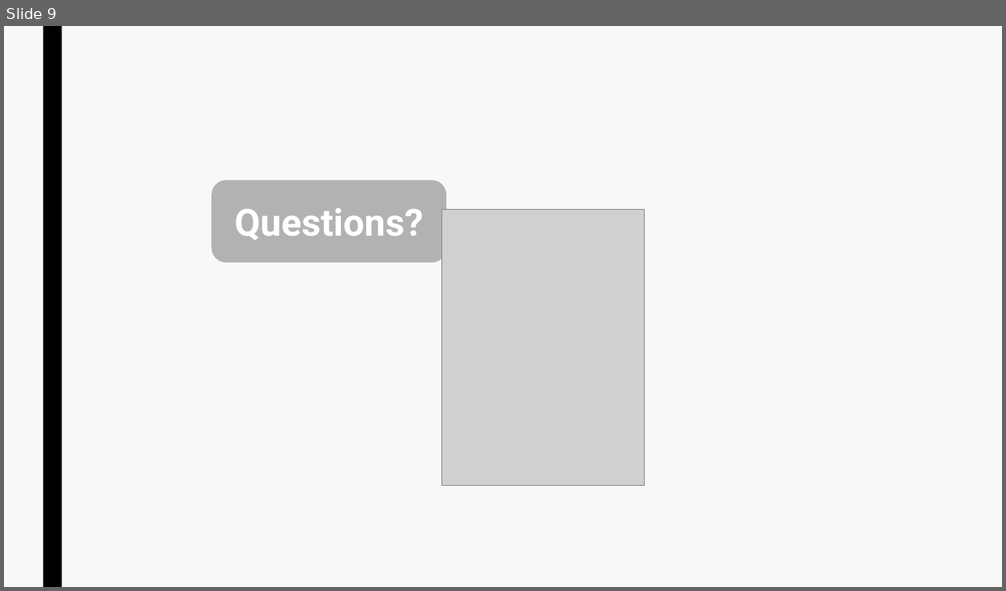
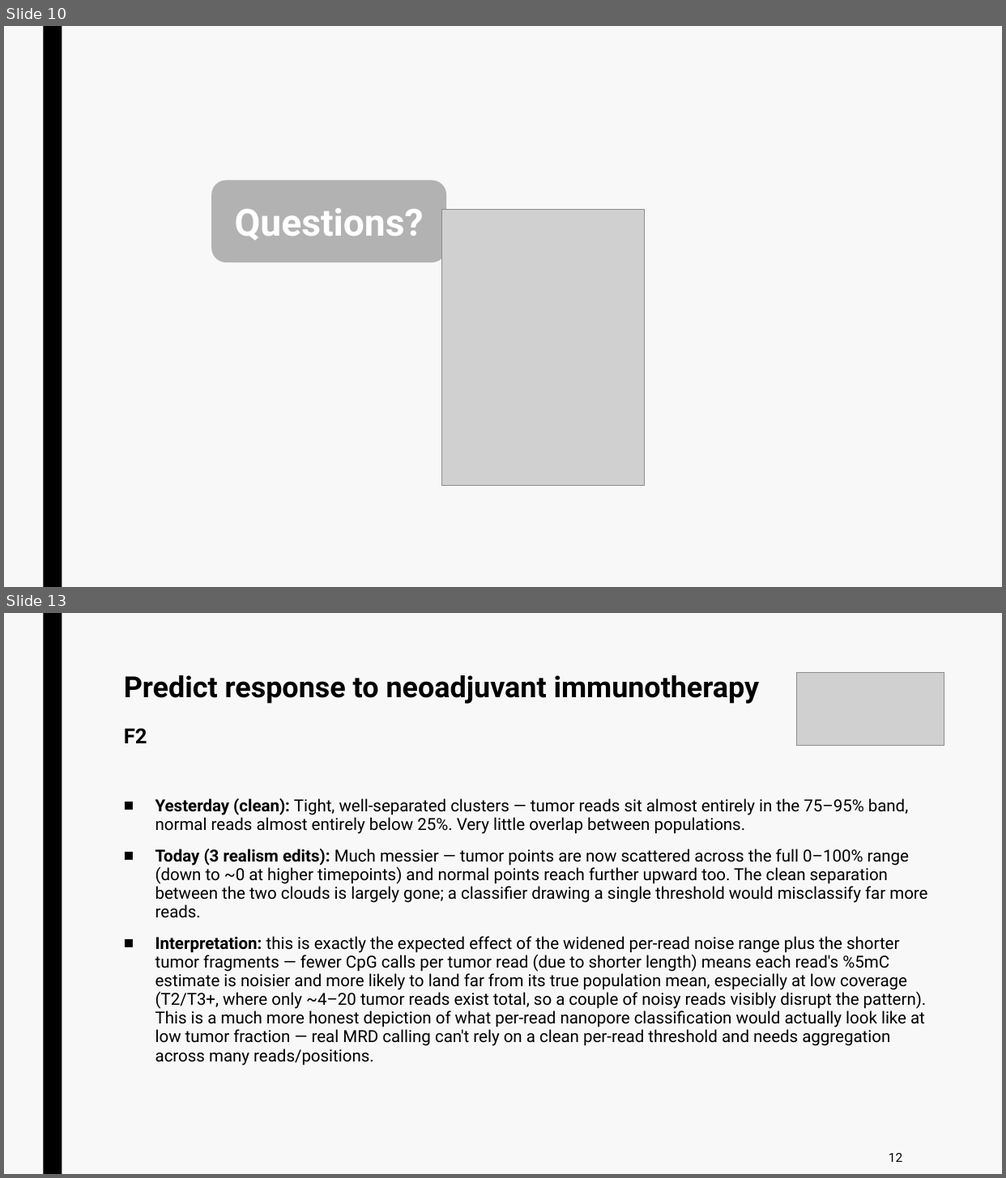
Before and after one commit to jurtasun/presentations, a slide deck: 202609_vhio_symposium/202609_vhio_technical.ppt. Shown one above the other, each under a label of ours: slide 9 before the commit, slides 10 and 13 after it; the slides between them are not shown. The pictures are 1006x591 and 1006x1178 pixels, drawn with LibreOffice and Linux fonts; fonts in the diff are those of the drawing; grey boxes stand for pictures. Boxes give left, top, right and bottom in pixels: in the first picture for what was removed or moved away, otherwise in the second. Text is boxed around its words. In the diff, an @@ line names an element or a change of style, - is before the commit and + after.

```diff
--- a/202609_vhio_symposium/202609_vhio_technical.ppt
+++ b/202609_vhio_symposium/202609_vhio_technical.ppt
@@ slide 13 added at (4,613,1002,1174), background #F8F8F8; not listed: 1 template element that a slide beside it also shows @@
@@ title added at (124,675,760,743), 28 pt, text #000000, bold @@
+Predict response to neoadjuvant immunotherapy
+F2
@@ picture added at (797,672,945,746) @@
@@ text added at (155,798,927,1066), 16 pt, text #000000 @@
+■ Yesterday (clean): Tight, well-separated clusters — tumor reads sit almost entirely in the 75–95% band, normal reads almost entirely below 25%. Very little overlap between populations.
+■ Today (3 realism edits): Much messier — tumor points are now scattered across the full 0–100% range (down to ~0 at higher timepoints) and normal points reach further upward too. The clean separation between the two clouds is largely gone; a classifier drawing a single threshold would misclassify far more reads.
+■ Interpretation: this is exactly the expected effect of the widened per-read noise range plus the shorter tumor fragments — fewer CpG calls per tumor read (due to shorter length) means each read's %5mC estimate is noisier and more likely to land far from its true population mean, especially at low coverage (T2/T3+, where only ~4–20 tumor reads exist total, so a couple of noisy reads visibly disrupt the pattern). This is a much more honest depiction of what per-read nanopore classification would actually look like at low tumor fraction — real MRD calling can't rely on a clean per-read threshold and needs aggregation across many reads/positions.
@@ page number added at (889,1153,902,1162), 12 pt, text #000000 @@
+12
@@ what was slide 9 is now slide 10 @@
```
Also in this commit, not shown: 3 slides changed, 10 other slides added, 8 slides removed, 10 other files.
